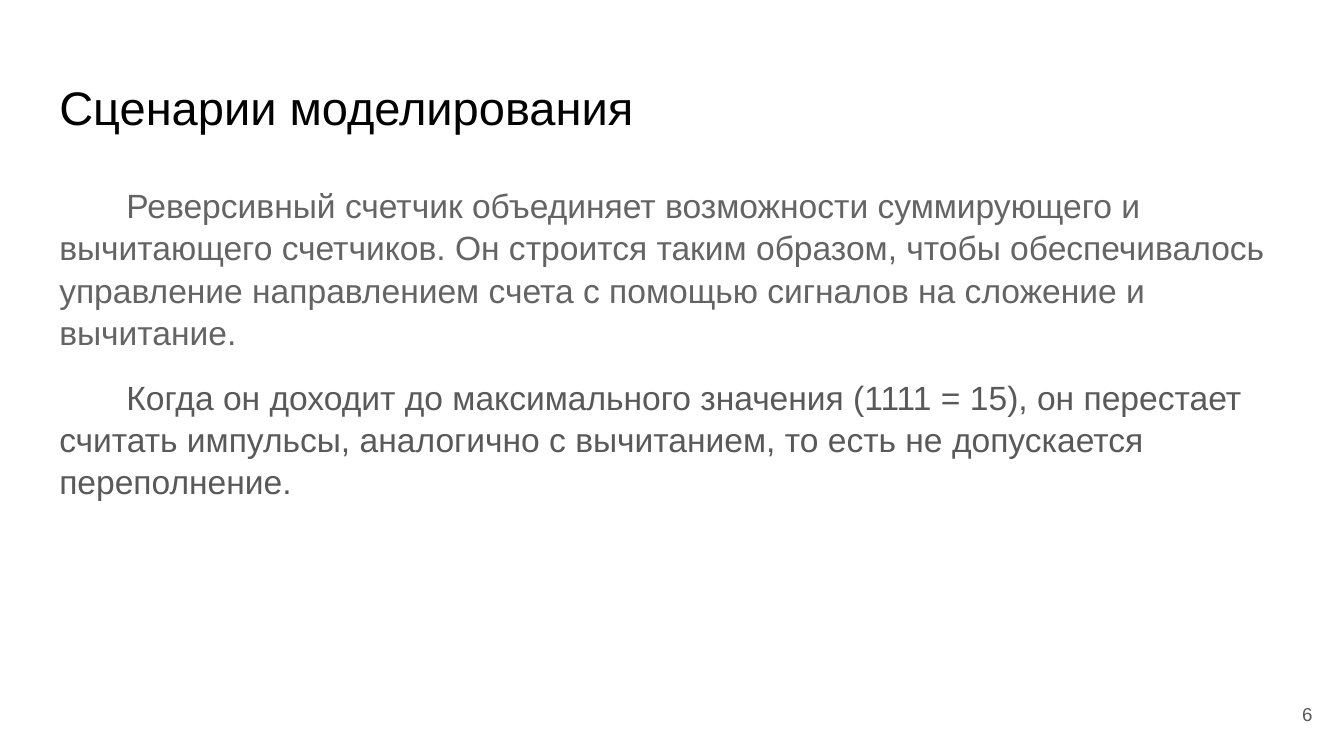
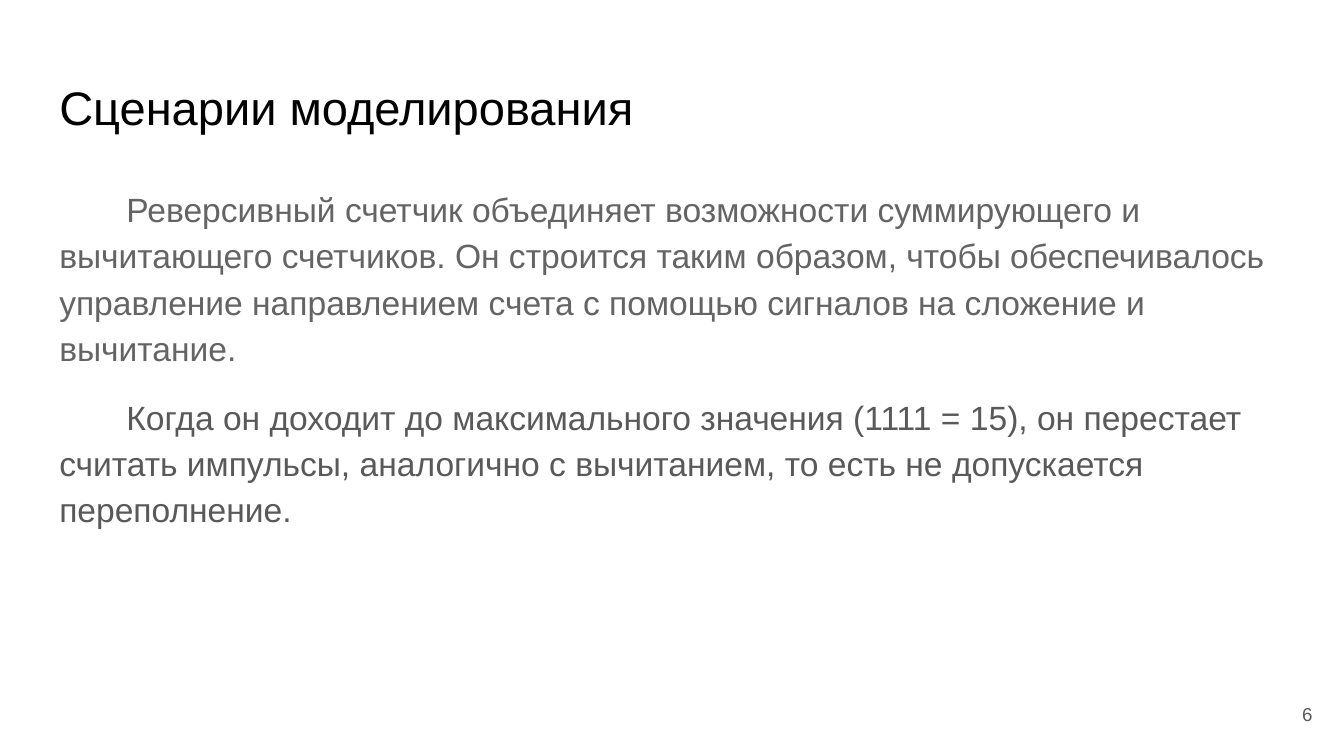
Before and after one commit to S20-501/Nastya-Maksim, a slide deck: slide 6 of Lab1/Описание реверсивного счетчика на VHDL.pptx. Drawn at 1344x756 pixels with LibreOffice and Linux fonts; fonts in the diff are those of the drawing. Boxes give left, top, right and bottom in pixels: in the first picture for what was removed or moved away, otherwise in the second. Text is boxed around its words. In the diff, an @@ line names an element or a change of style, - is before the commit and + after.

```diff
--- a/Lab1/Описание реверсивного счетчика на VHDL.pptx
+++ b/Lab1/Описание реверсивного счетчика на VHDL.pptx
@@ text "Реверсивный счетчик объединяет возможности суммирующего ..." at (59, 197, 1264, 529): line spacing 1.05 to 1.15 @@
```
Also in this commit, not shown: 1 other slide changed.
